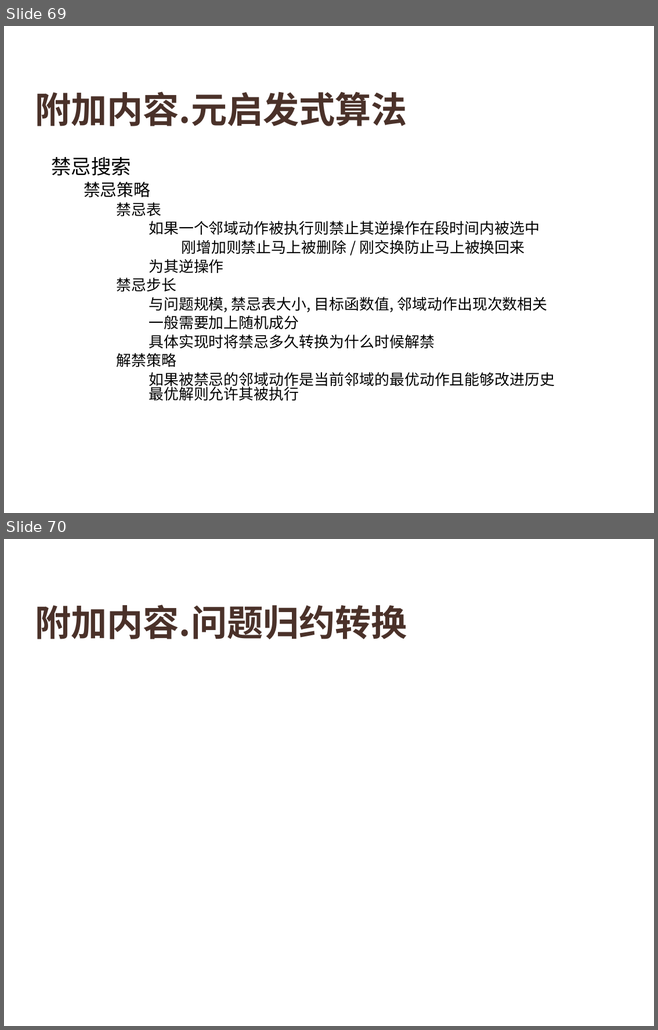
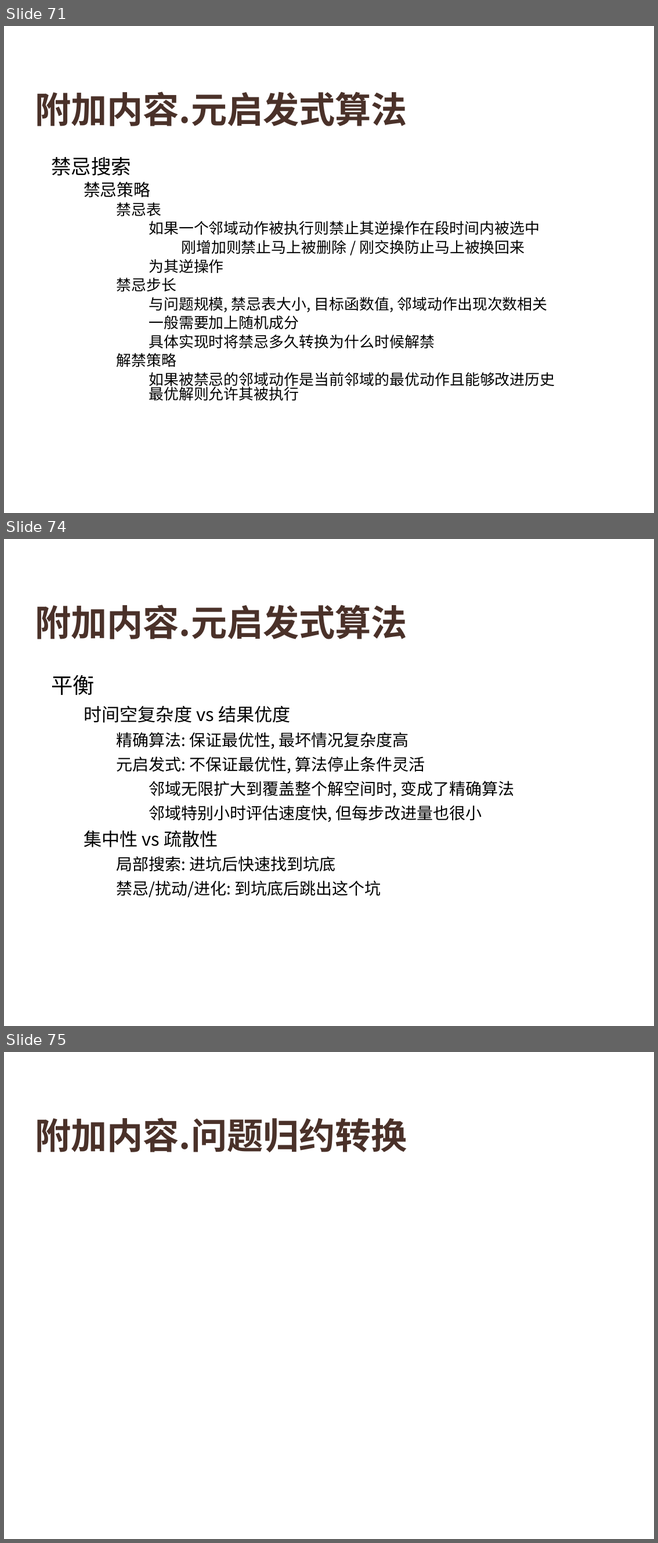
Before and after one commit to HUST-Smart/Training, a slide deck: [1.4] 组合优化问题的数学建模.pptx. Shown one above the other, each under a label of ours: slides 69 and 70 before the commit, slides 71, 74 and 75 after it; the slides between them are not shown. The pictures are 658x1030 and 658x1543 pixels, drawn with LibreOffice and Linux fonts; fonts in the diff are those of the drawing; grey boxes stand for pictures; background and template pictures are left out. Boxes give left, top, right and bottom in pixels: in the first picture for what was removed or moved away, otherwise in the second. Text is boxed around its words. In the diff, an @@ line names an element or a change of style, - is before the commit and + after.

```diff
--- a/[1.4] 组合优化问题的数学建模.pptx
+++ b/[1.4] 组合优化问题的数学建模.pptx
@@ slide 74 added at (4, 539, 654, 1026), background picture (left out) @@
@@ title added at (35, 605, 407, 639), 40 pt, text #4A3128, bold @@
+附加内容.元启发式算法
@@ text added at (51, 675, 514, 897), 18 pt, text #000000 @@
+• 平衡
+  • 时间空复杂度 vs 结果优度
+    • 精确算法: 保证最优性, 最坏情况复杂度高
+    • 元启发式: 不保证最优性, 算法停止条件灵活
+      • 邻域无限扩大到覆盖整个解空间时, 变成了精确算法
+      • 邻域特别小时评估速度快, 但每步改进量也很小
+  • 集中性 vs 疏散性
+    • 局部搜索: 进坑后快速找到坑底
+    • 禁忌/扰动/进化: 到坑底后跳出这个坑
@@ what was slide 69 is now slide 71 @@
@@ what was slide 70 is now slide 75 @@
```
Also in this commit, not shown: 4 slides changed, 4 other slides added, 2 other files.
